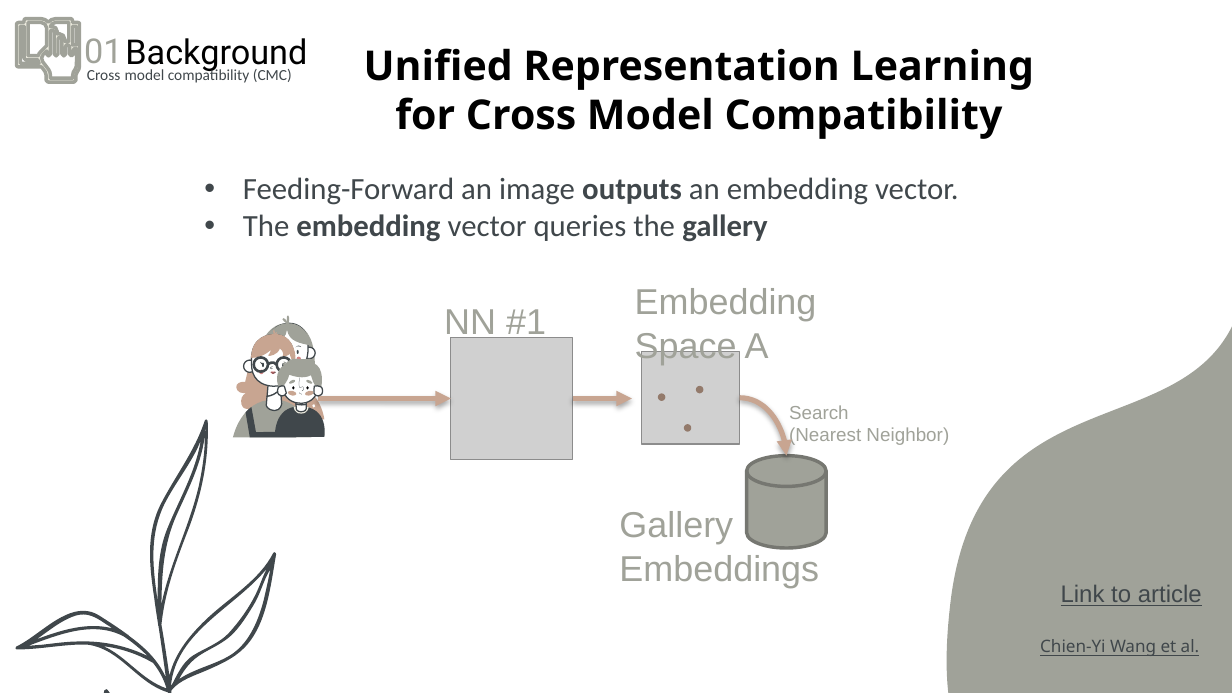
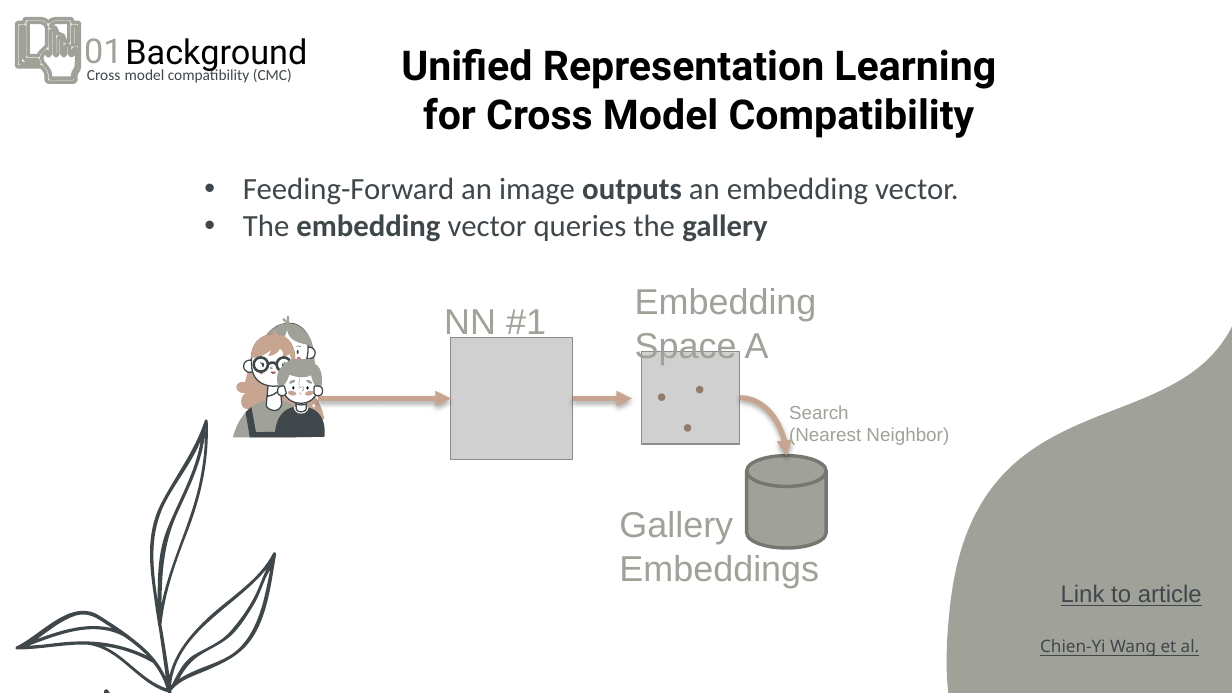
Before and after one commit to kariander1/FaceRecognition, a slide deck: slide 11 of Final Presentation.pptx. Drawn at 1232x693 pixels with LibreOffice and Linux fonts; fonts in the diff are those of the drawing; grey boxes stand for pictures. Boxes give left, top, right and bottom in pixels: in the first picture for what was removed or moved away, otherwise in the second. Text is boxed around its words. In the diff, an @@ line names an element or a change of style, - is before the commit and + after.

```diff
--- a/Final Presentation.pptx
+++ b/Final Presentation.pptx
@@ text "Unified Representation Learning" at <box>401,48,996,138</box>: font Noto Sans to Roboto @@
```
Also in this commit, not shown: 16 other slides changed.
